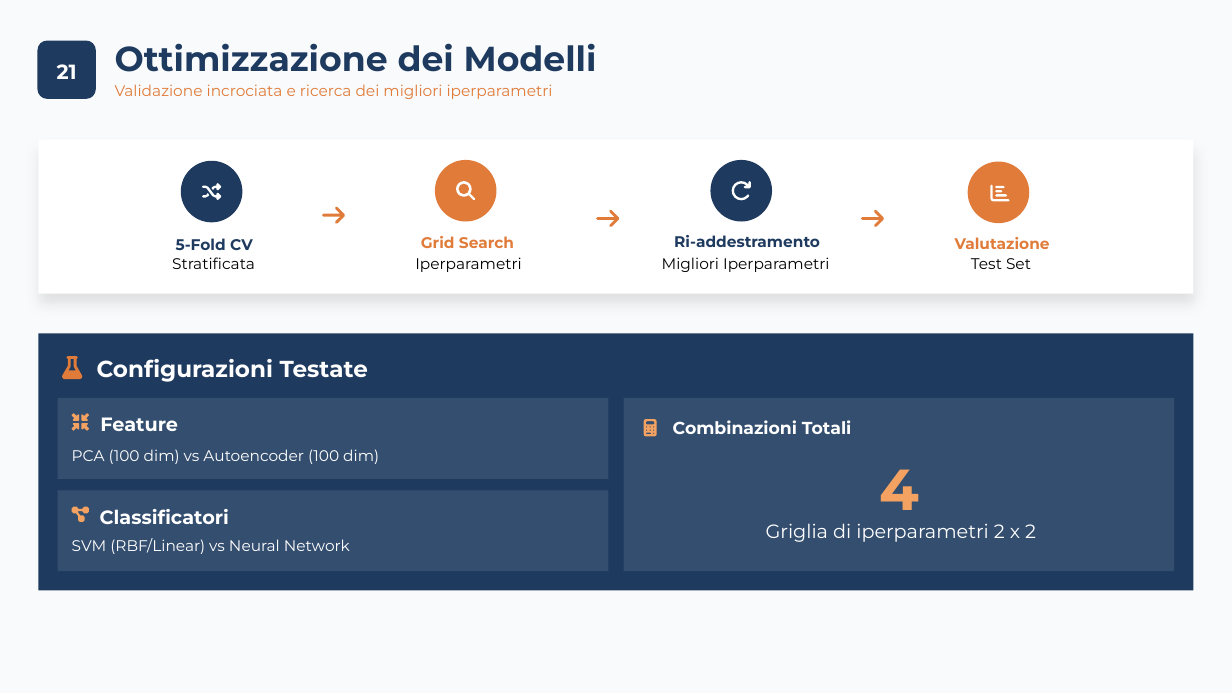
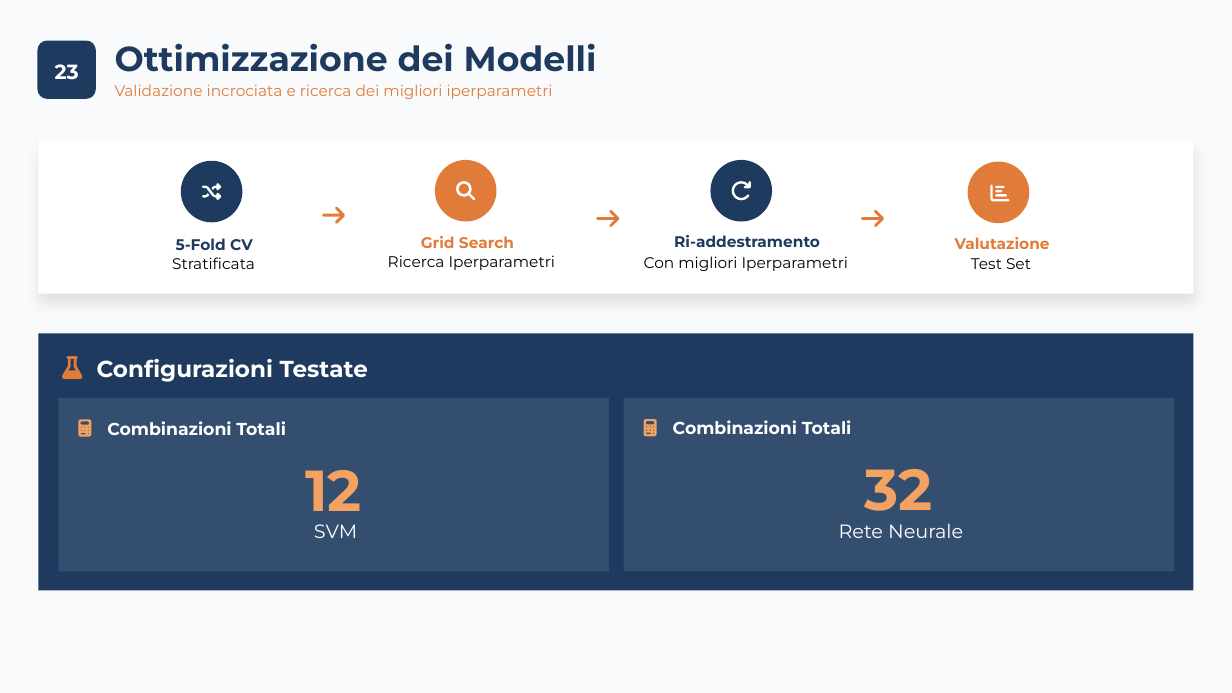
Before and after one commit to carrieroroberto/face-recognition-dimensionality-reduction, a slide deck: slide 25 of results/presentation/Carriero, Leone - Analisi Comparativa per Riduzione Dimensionale, Approccio Lineare e Non-Lineare per Riconoscimento e Verifica Facciale.pptx (slide 23 before the commit). Drawn at 1232x693 pixels with LibreOffice and Linux fonts; fonts in the diff are those of the drawing. Boxes give left, top, right and bottom in pixels: in the first picture for what was removed or moved away, otherwise in the second. Text is boxed around its words. In the diff, an @@ line names an element or a change of style, - is before the commit and + after.

```diff
--- a/results/presentation/Carriero, Leone - Analisi Comparativa per Riduzione Dimensionale, Approccio Lineare e Non-Lineare per Riconoscimento e Verifica Facciale.pptx
+++ b/results/presentation/Carriero, Leone - Analisi Comparativa per Riduzione Dimensionale, Approccio Lineare e Non-Lineare per Riconoscimento e Verifica Facciale.pptx
@@ text at (55, 64, 79, 80): text changed @@
-21
+23
@@ text at (388, 255, 555, 270): text changed @@
-Iperparametri
+Ricerca Iperparametri
@@ text at (644, 256, 848, 271): text changed @@
-Migliori Iperparametri
+Con migliori Iperparametri
@@ freeform shape: place and size @@
-freeform shape at (57, 398, 608, 480)
+freeform shape at (58, 398, 609, 572)
@@ text removed at (100, 417, 178, 431) @@
-Feature
@@ text removed at (72, 449, 379, 464) @@
-PCA (100 dim) vs Autoencoder (100 dim)
@@ freeform shape: place and size @@
-freeform shape at (72, 413, 90, 431)
+freeform shape at (79, 420, 91, 437)
@@ text added at (107, 421, 286, 435), 13.5 pt, text #FFFFFF, bold @@
+Combinazioni Totali
@@ text added at (305, 470, 362, 525), 45 pt, text #F4A261, bold @@
+12
@@ text at (865, 469, 933, 525): text changed @@
-4
+32
@@ freeform shape removed at (57, 491, 608, 572) @@
@@ freeform shape removed at (72, 506, 90, 523) @@
@@ text removed at (100, 509, 229, 525) @@
-Classificatori
@@ text at (314, 524, 357, 538): text changed; size 12 to 15 pt @@
-SVM (RBF/Linear) vs Neural Network
+SVM
@@ text at (839, 523, 963, 538): text changed @@
-Griglia di iperparametri 2 x 2
+Rete Neurale
```
Also in this commit, not shown: 31 other slides changed, 2 other files.
